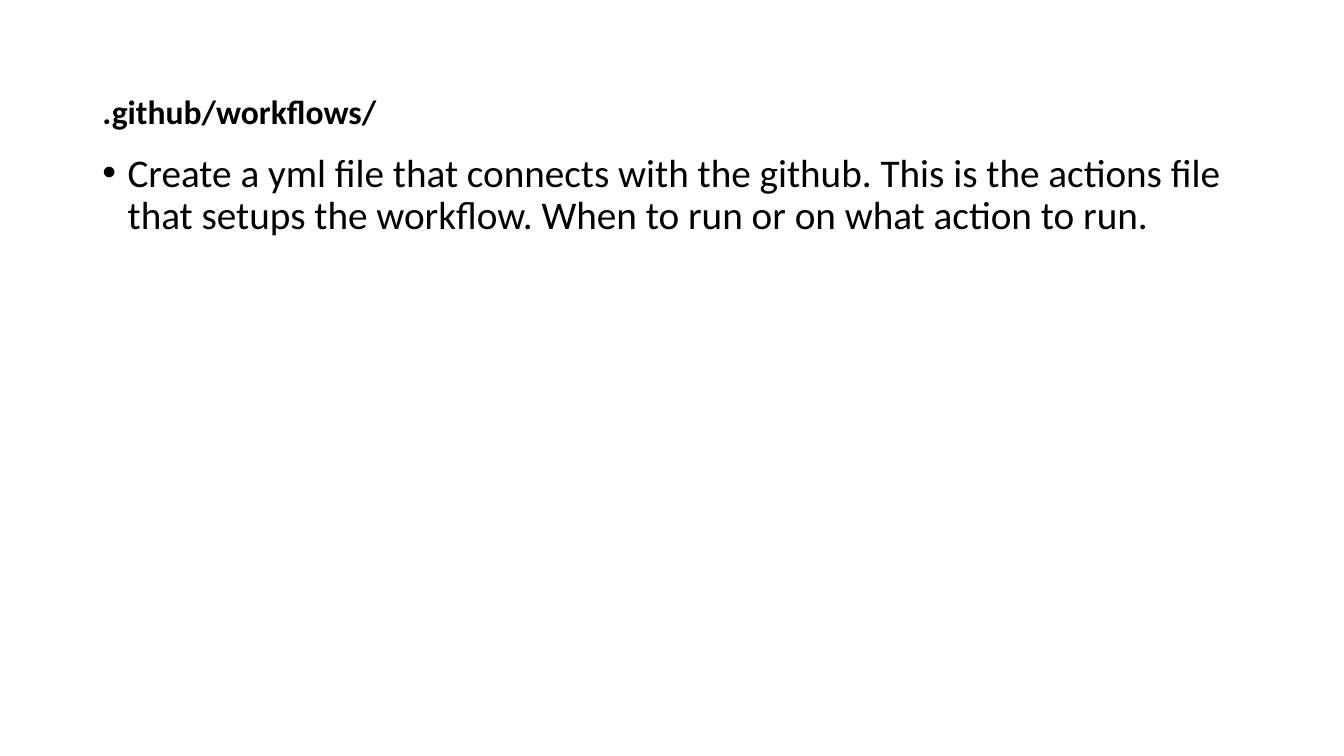
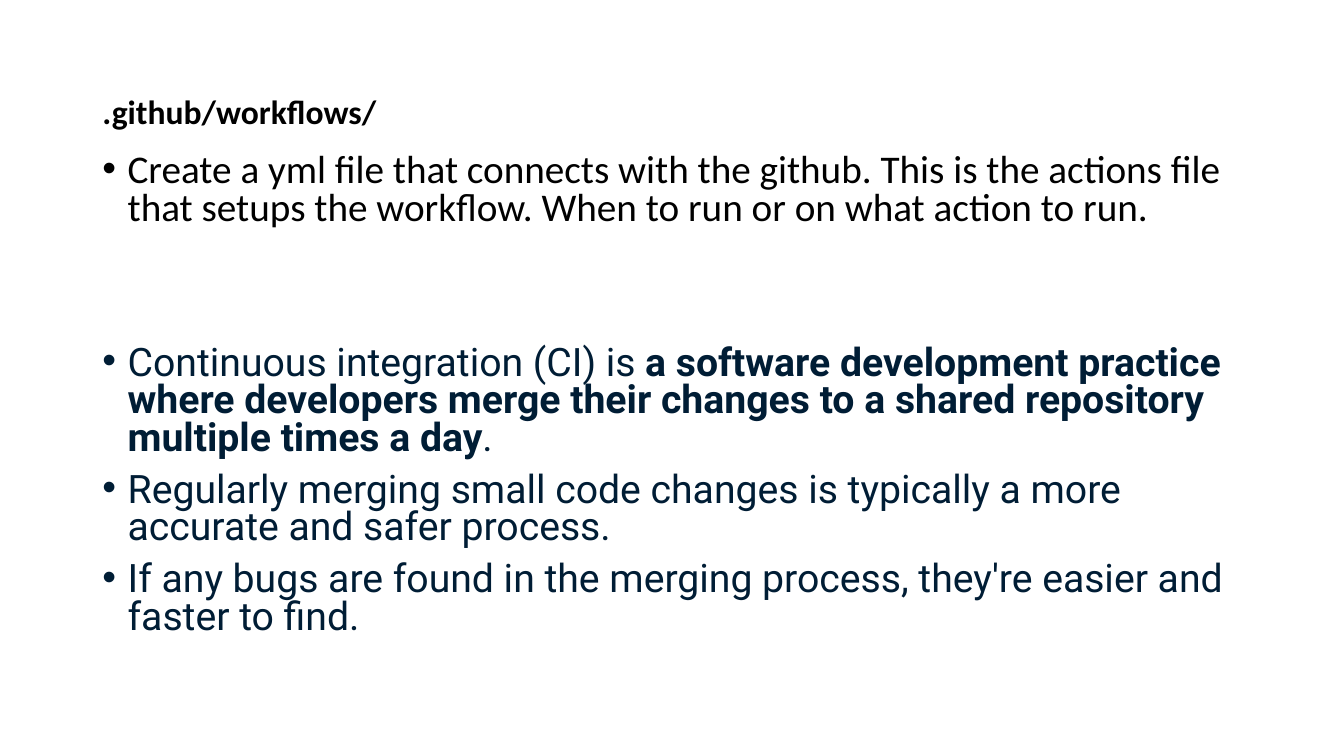
Before and after one commit to Amar-AIcloud/dbt_snowflake, a slide deck: slide 24 of DBT training.pptx. Drawn at 1344x756 pixels with LibreOffice and Linux fonts; fonts in the diff are those of the drawing. Boxes give left, top, right and bottom in pixels: in the first picture for what was removed or moved away, otherwise in the second. Text is boxed around its words. In the diff, an @@ line names an element or a change of style, - is before the commit and + after.

```diff
--- a/DBT training.pptx
+++ b/DBT training.pptx
@@ text at (128,155,1220,228): line spacing 0.9 to 0.8 @@
@@ text at (128,344,1223,631): paragraphs added @@
+• Continuous integration (CI) is a software development practice where developers merge their changes to a shared repository multiple times a day.
+• Regularly merging small code changes is typically a more accurate and safer process.
+• If any bugs are found in the merging process, they're easier and faster to find.
```
Also in this commit, not shown: 1 other file.
